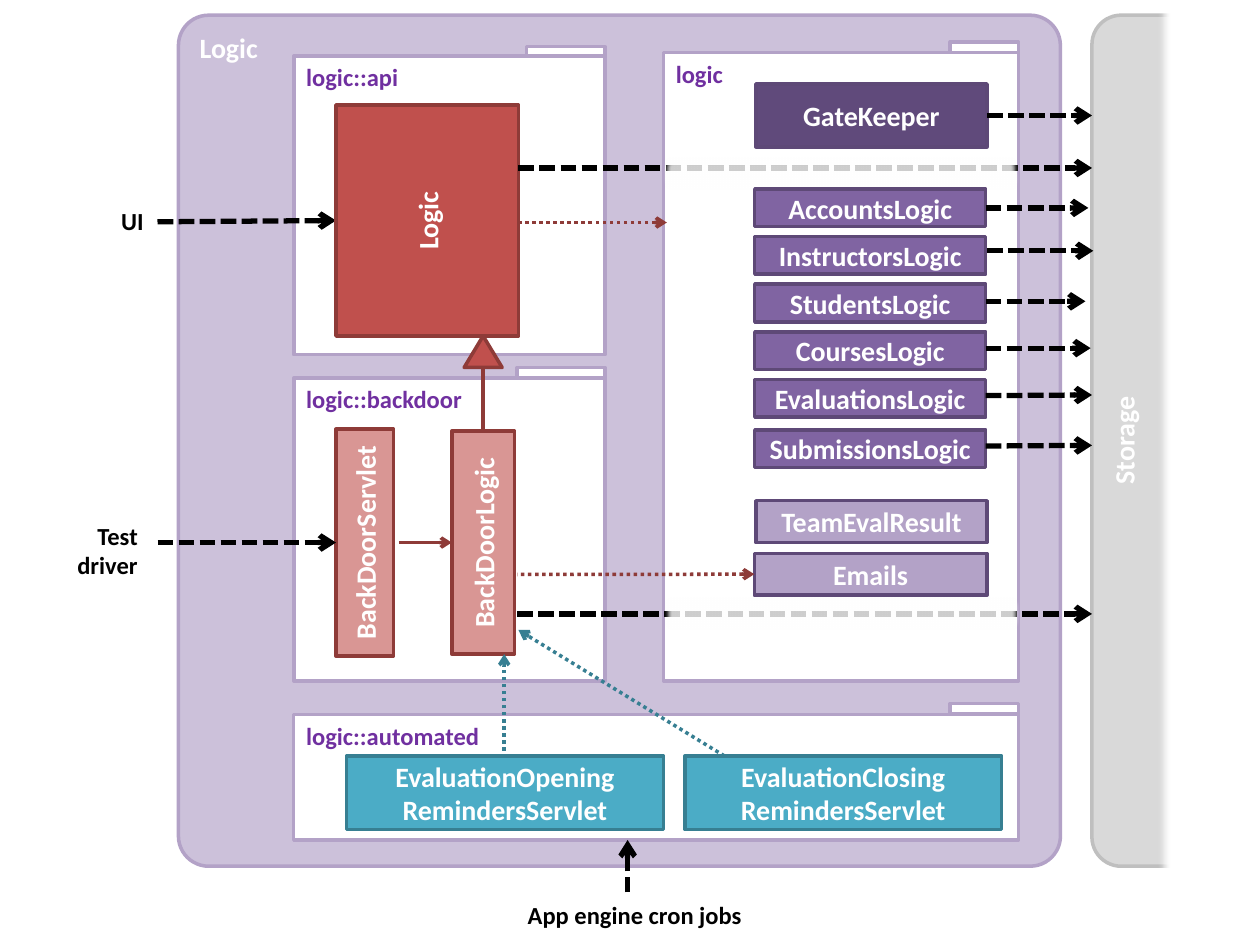
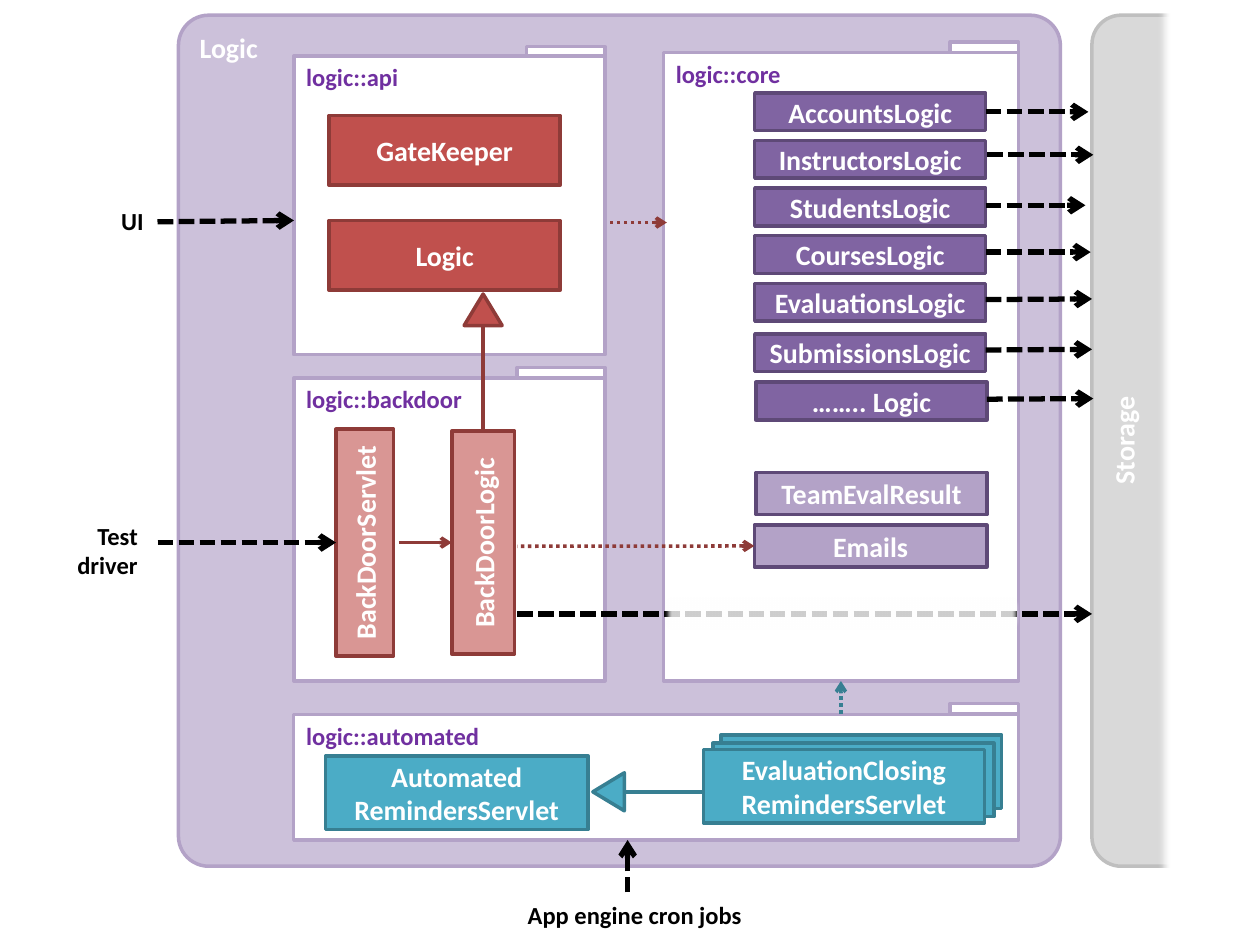
Before and after one commit to Nalinc/nalinchhibber-teammates, a slide deck: slide 1 of doc/diagrams/LogicComponent.pptx. Drawn at 1260x945 pixels with LibreOffice and Linux fonts; fonts in the diff are those of the drawing. Boxes give left, top, right and bottom in pixels: in the first picture for what was removed or moved away, otherwise in the second. Text is boxed around its words. In the diff, an @@ line names an element or a change of style, - is before the commit and + after.

```diff
--- a/doc/diagrams/LogicComponent.pptx
+++ b/doc/diagrams/LogicComponent.pptx
@@ rectangle added at (664, 53, 1019, 682), fill #FFFFFF, outline #B3A2C7 2 pt, 14 pt, text #7030A0, bold @@
+logic::core
@@ rectangle "GateKeeper": place and size @@
-rectangle "GateKeeper" at (756, 84, 987, 147)
+rectangle "GateKeeper" at (329, 116, 559, 185)
@@ rectangle "GateKeeper" at (329, 116, 559, 185): fill #604A7B to #C0504D; outline #5F4A78 2 pt to #8E3B39 2 pt @@
@@ arrow moved from (987, 116) - (1092, 116) to (985, 112) - (1089, 112) @@
@@ 6 rectangles: place and size @@
-6 rectangles at (755, 189, 985, 467)
+6 rectangles at (755, 93, 985, 372)
@@ arrow removed from (518, 168) to (1092, 168) @@
@@ rounded rectangle removed at (664, 158, 1019, 190) @@
@@ arrow moved from (985, 446) - (1092, 445) to (987, 155) - (1094, 155) @@
@@ arrow moved from (985, 208) - (1089, 208) to (985, 205) - (1085, 205) @@
@@ arrow moved from (158, 222) - (336, 220) to (158, 222) - (294, 220) @@
@@ rectangle "Logic" at (329, 220, 559, 290): rotation 270 to 0 degrees @@
@@ arrow moved from (667, 223) - (518, 223) to (667, 223) - (609, 223) @@
@@ triangle: place and size @@
-triangle at (464, 336, 501, 368)
+triangle at (464, 294, 501, 325)
@@ arrow moved from (985, 301) - (1085, 301) to (985, 300) - (1092, 299) @@
@@ elbow line moved from (483, 368) - (483, 431) to (483, 325) - (483, 431) @@
@@ rectangle "…….. Logic": place and size @@
-rectangle "…….. Logic" at (664, 53, 1019, 682)
+rectangle "…….. Logic" at (756, 382, 987, 420)
@@ rectangle "…….. Logic" at (756, 382, 987, 420): vertical alignment top to middle; fill #FFFFFF to #8064A2; outline #B3A2C7 2 pt to #5F4A78 2 pt @@
@@ text in rectangle at (873, 392, 931, 419): text changed; size 14 to 16 pt; text colour #7030A0 to #FFFFFF @@
-logic
+…….. Logic
@@ arrow moved from (985, 396) - (1092, 394) to (987, 399) - (1094, 398) @@
@@ 2 rectangles, 1 arrow: place and size @@
-2 rectangles, 1 arrow at (517, 500, 988, 595)
+2 rectangles, 1 arrow at (517, 472, 988, 567)
@@ arrow removed from (504, 757) to (504, 654) @@
@@ arrow removed from (724, 756) to (518, 630) @@
@@ arrow added from (840, 714) to (840, 680), #377F92 2 pt dashed @@
@@ rectangle "EvaluationClosing RemindersServlet": place and size @@
-rectangle "EvaluationClosing RemindersServlet" at (685, 756, 1003, 829)
+rectangle "EvaluationClosing RemindersServlet" at (703, 750, 984, 823)
@@ rectangle added at (713, 743, 994, 816), fill #4BACC6, outline #377F92 2 pt, 16 pt, text #FFFFFF, bold @@
+EvaluationClosing
+RemindersServlet
@@ rectangle added at (721, 735, 1002, 808), fill #4BACC6, outline #377F92 2 pt, 16 pt, text #FFFFFF, bold @@
+EvaluationClosing
+RemindersServlet
@@ rectangle "Automated RemindersServlet": place and size @@
-rectangle "Automated RemindersServlet" at (346, 756, 664, 829)
+rectangle "Automated RemindersServlet" at (325, 756, 587, 829)
@@ text in rectangle at (354, 767, 558, 820): text changed @@
-EvaluationOpening
-RemindersServlet
+Automated
+RemindersServlet
@@ triangle added at (593, 773, 624, 811), fill #4BACC6, outline #377F92 2 pt @@
@@ line added from (625, 791) to (703, 791), #377F92 2 pt @@
```
Also in this commit, not shown: 23 other files.
